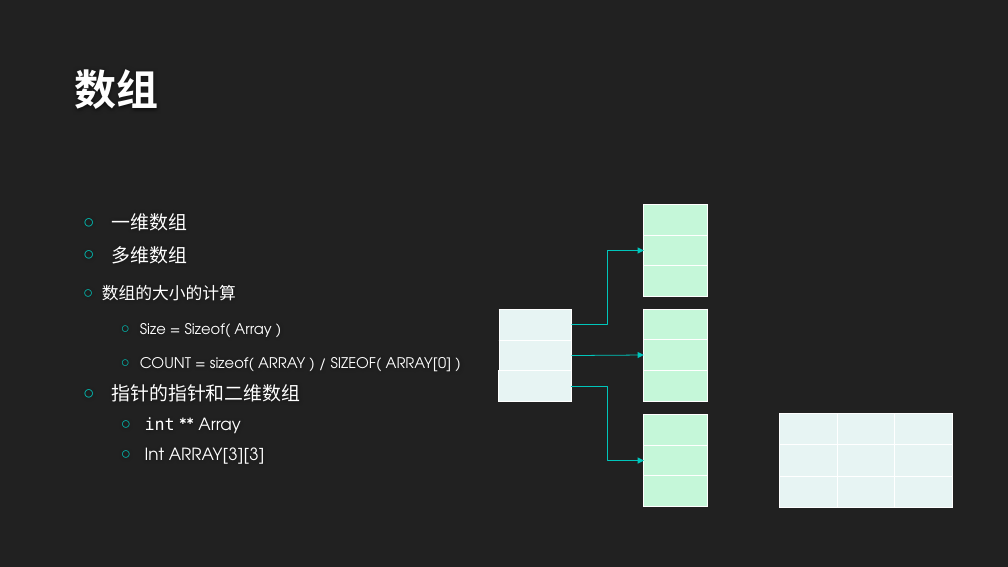
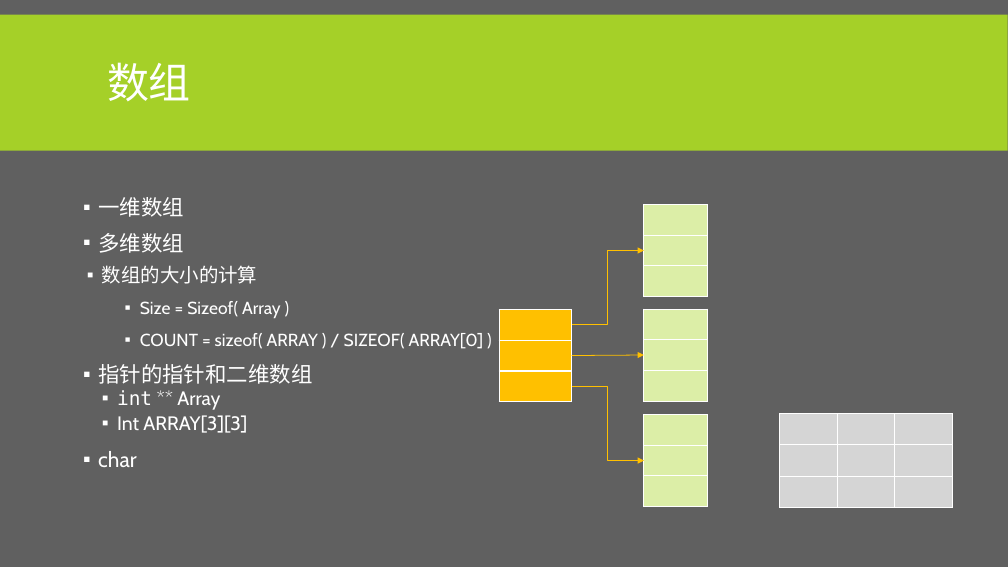
Before and after one commit to albertclass/Lessons, a slide deck: slide 20 of advance c++/courseware.pptx. Drawn at 1008x567 pixels with LibreOffice and Linux fonts; fonts in the diff are those of the drawing; background and template pictures are left out. Boxes give left, top, right and bottom in pixels: in the first picture for what was removed or moved away, otherwise in the second. Text is boxed around its words. In the diff, an @@ line names an element or a change of style, - is before the commit and + after.

```diff
--- a/advance c++/courseware.pptx
+++ b/advance c++/courseware.pptx
@@ background #212121 to #606060 @@
@@ rectangle added at <box>0,14,1008,150</box>, fill #A5D028 @@
@@ title "数组": place and size @@
-title "数组" at <box>75,69,159,109</box>
+title "数组" at <box>107,62,191,101</box>
@@ title "数组" at <box>107,62,191,101</box>: font TeX Gyre Adventor to Cabin, text colour #FEFEFE to #FFFFFF, bold off; line spacing 1 to 0.85; vertical alignment bottom to middle @@
@@ text "一维数组" at <box>98,197,484,467</box>: vertical alignment middle to top @@
@@ text at <box>98,197,484,433</box>: size 18 to 20.4 pt in "一维数组", "多维数组", "指针的指针和二维数组"; font TeX Gyre Adventor to Cabin; size 16 to 18.5 pt in "数组的大小的计算", "int ** Array", "Int ARRAY[3][3]"; size 14 to 16.6 pt in "Size = Sizeof( Array )", "COUNT = sizeof( ARRAY ) / SIZEOF( ..."; bullet ○ to ▪; line spacing 1 to 0.8; more space between paragraphs; bullet colour #00C6BB to #FFFFFF; less space between paragraphs @@
@@ table at <box>644,204,708,296</box> @@
@@ fill #C5F7D9 to #DCEEA7 in 3 cells @@
@@ elbow arrow (572, 325) - (644, 250): stroke #00C6BB 0.75 pt to #FFC000 0.75 pt @@
@@ table at <box>499,309,572,340</box> @@
@@ fill #E7F5F3 to #FFC000 in row 1, column 1 @@
@@ table at <box>644,309,708,402</box> @@
@@ fill #C5F7D9 to #DCEEA7 in 3 cells @@
@@ table at <box>499,340,572,371</box> @@
@@ fill #E7F5F3 to #FFC000 in row 1, column 1 @@
@@ arrow (572, 355) - (644, 355): stroke #00C6BB 0.75 pt to #FFC000 0.75 pt @@
@@ table at <box>499,371,572,402</box> @@
@@ fill #E7F5F3 to #FFC000 in row 1, column 1 @@
@@ elbow arrow (572, 386) - (644, 461): stroke #00C6BB 0.75 pt to #FFC000 0.75 pt @@
@@ table at <box>644,414,708,507</box> @@
@@ fill #C5F7D9 to #DCEEA7 in 3 cells @@
@@ table at <box>780,414,953,507</box> @@
@@ fill #E7F5F3 to #D5D5D5 in 9 cells @@
@@ text at <box>98,451,136,467</box>: paragraph added @@
+▪ char
```
Also in this commit, not shown: 28 other slides changed, 5 slides added, 2 other files.
